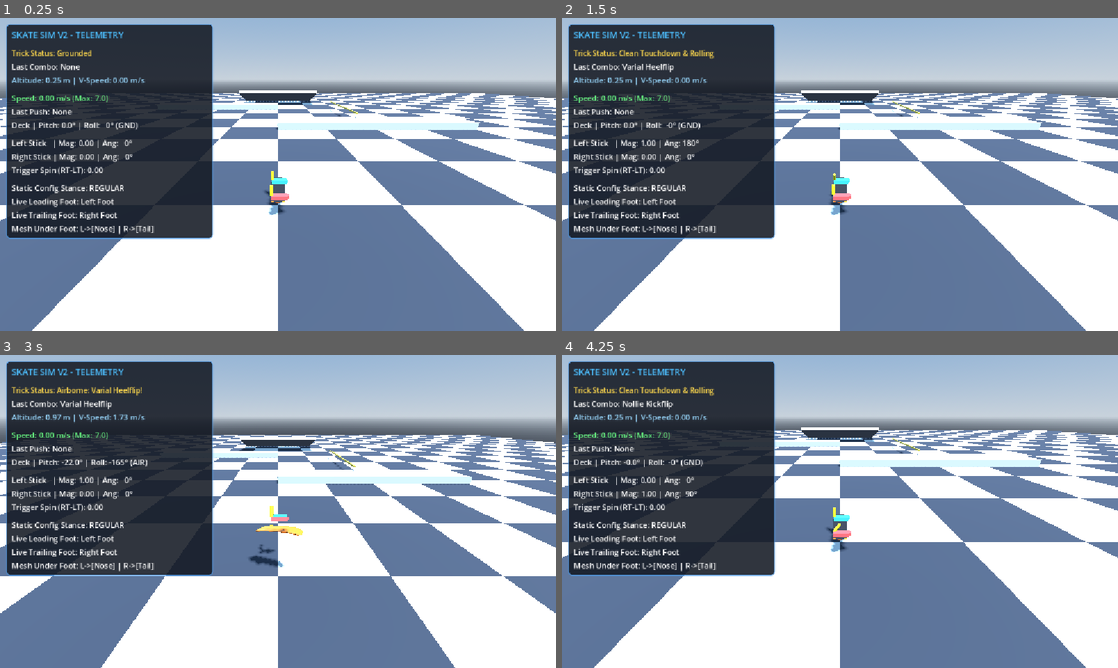
Above: before the commit, frames 1-4 (two rows, left to right).
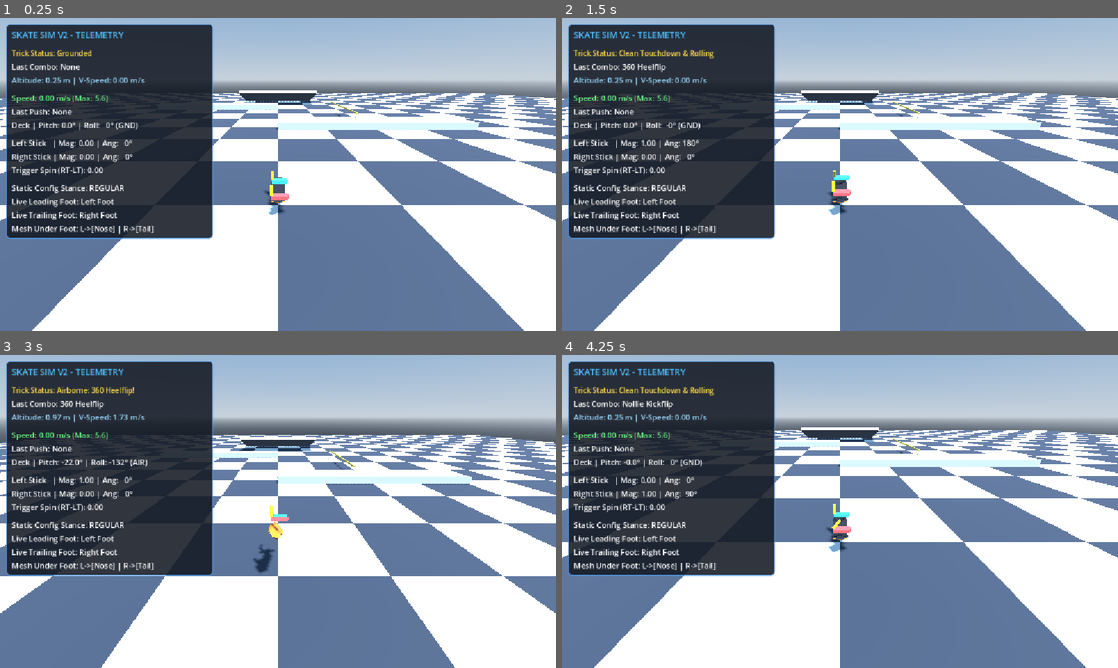
Above: after the commit, the same moments.

Repository: nklunder/skate-sim
Game: Godot game, scene res://scenes/TestWorld.tscn
The game is run twice, just before and just after one commit, with the same random seed, the same clock (stepped at 60 frames per second) and the same inputs.
Inputs:
- Up to frame 1 (0.25 s): no input
- Up to frame 2 (1.5 s): tap Enter at 0.5 s; hold Right (ui_right) 0.53-1.28 s; hold H 0.53-1.28 s; tap Space at 0.77 s; tap C at 0.8, 1.35 s; hold Down (ui_down) from 1.28 s (still down)
- Up to frame 3 (3 s): tap Space at 1.52, 2.75 s; tap H at 1.55 s; release Down (ui_down) at 2.03 s; hold Right (ui_right) 2.03-2.78 s; hold H 2.03-2.78 s; tap C at 2.3, 2.85 s; hold Up (ui_up) from 2.78 s (still down)
- Up to frame 4 (4.25 s): tap Space at 3.02, 3.77 s; tap H at 3.05 s; release Up (ui_up) at 3.53 s; hold Left (ui_left) from 3.53 s (still down); hold L from 3.53 s (still down); tap C at 3.8 s

The runs differ from the first frame. In frame 1, less than 0.1% of the frame differs, in the area x 17-19%, y 24-27%; in frame 2, 0.4%; in frame 3, 0.7%, in the area x 10-55%, y 10-70%; in frame 4, 0.3%.

Commit message:
fix all the stuff

Diff:
--- a/scripts/input/FootInputState.gd
+++ b/scripts/input/FootInputState.gd
@@ -31,6 +31,8 @@
 var active_flip_type: String = "None"
 var active_spin_type: String = "None"
 var last_scoop_sign: float = -1.0
+var initial_scoop_angle: float = 0.0
+var max_swept_angle: float = 0.0
 var last_combo_string: String = "None"
 var _prev_space_pressed: bool = false
 
@@ -113,13 +115,29 @@
 	var back_stick: Vector2 = right_stick_raw if left_is_front else left_stick_raw
 
 	# Ollie / Switch Ollie Load (Trailing back foot pulled down in lower hemisphere)
-	if back_stick.length() >= 0.70 and back_stick.y >= 0.50:
-		current_pop_state = PopState.LOADING_OLLIE
-		trick_status_string = "Loading Ollie (Tail)"
-	# Nollie / Switch Nollie Load (Leading front foot pushed up in upper hemisphere)
-	elif front_stick.length() >= 0.70 and front_stick.y <= -0.50:
-		current_pop_state = PopState.LOADING_NOLLIE
-		trick_status_string = "Loading Nollie (Nose)"
+	if current_pop_state == PopState.NONE:
+		if back_stick.length() >= 0.70 and back_stick.y >= 0.50:
+			current_pop_state = PopState.LOADING_OLLIE
+			trick_status_string = "Loading Ollie (Tail)"
+			initial_scoop_angle = rad_to_deg(back_stick.angle())
+			max_swept_angle = 0.0
+		# Nollie / Switch Nollie Load (Leading front foot pushed up in upper hemisphere)
+		elif front_stick.length() >= 0.70 and front_stick.y <= -0.50:
+			current_pop_state = PopState.LOADING_NOLLIE
+			trick_status_string = "Loading Nollie (Nose)"
+			initial_scoop_angle = rad_to_deg(front_stick.angle())
+			max_swept_angle = 0.0
+
+	# Measure total angular sweep (arc span) of the scooping thumbstick while loading pop
+	if current_pop_state != PopState.NONE:
+		var active_scoop: Vector2 = back_stick if current_pop_state == PopState.LOADING_OLLIE else front_stick
+		if active_scoop.length() >= 0.30:
+			if absf(active_scoop.x) >= 0.20:
+				last_scoop_sign = -1.0 if active_scoop.x < 0.0 else 1.0
+			var curr_deg: float = rad_to_deg(active_scoop.angle())
+			var swept: float = absf(rad_to_deg(angle_difference(deg_to_rad(initial_scoop_angle), deg_to_rad(curr_deg))))
+			if swept > max_swept_angle:
+				max_swept_angle = swept
 
 	# Execute Flick Pop from loaded states
 	if current_pop_state == PopState.LOADING_OLLIE and front_stick.length() >= 0.35 and front_stick.y <= 0.20:
@@ -143,6 +161,7 @@
 	# Reset to None if sticks return to neutral without flicking
 	if right_stick_raw.length() < 0.20 and left_stick_raw.length() < 0.20 and current_pop_state != PopState.NONE:
 		current_pop_state = PopState.NONE
+		max_swept_angle = 0.0
 		trick_status_string = "Grounded & Rolling"
 
 func _evaluate_flip_combo() -> void:
@@ -176,28 +195,48 @@
 	elif Input.is_physical_key_pressed(KEY_X) or Input.is_physical_key_pressed(KEY_G):
 		active_flip_type = "Heelflip"
 
-	if (scoop_stick.length() >= 0.35 and abs(scoop_stick.x) >= 0.35) or Input.is_physical_key_pressed(KEY_C) or Input.is_physical_key_pressed(KEY_H):
+	var is_360_shuv: bool = (max_swept_angle >= 110.0 or Input.is_physical_key_pressed(KEY_H))
+	if is_360_shuv or (max_swept_angle >= 35.0 or (scoop_stick.length() >= 0.35 and absf(scoop_stick.x) >= 0.35) or Input.is_physical_key_pressed(KEY_C)):
 		var scoop_is_left_foot: bool = not flick_is_left_foot
-		if Input.is_physical_key_pressed(KEY_C) or Input.is_physical_key_pressed(KEY_H) or abs(scoop_stick.x) < 0.1:
-			active_spin_type = "Pop Shove-it"
+		var is_frontside: bool = false
+		if not Input.is_physical_key_pressed(KEY_C) and not Input.is_physical_key_pressed(KEY_H):
+			if absf(scoop_stick.x) >= 0.20:
+				last_scoop_sign = -1.0 if scoop_stick.x < 0.0 else 1.0
+			if scoop_is_left_foot:
+				is_frontside = (last_scoop_sign < 0.0)
+			else:
+				is_frontside = (last_scoop_sign > 0.0)
+		else:
 			last_scoop_sign = -1.0
-		else:
-			last_scoop_sign = -1.0 if scoop_stick.x < 0.0 else 1.0
-			# Check anatomical inward/outward to label Backside vs Frontside Shove-it
-			if scoop_is_left_foot:
-				active_spin_type = "FS Pop Shove-it" if scoop_stick.x < 0.0 else "Pop Shove-it"
-			else:
-				active_spin_type = "Pop Shove-it" if scoop_stick.x < 0.0 else "FS Pop Shove-it"
-
-	# Construct combo trick description
+
+		if is_360_shuv:
+			active_spin_type = "360 FS Pop Shove-it" if is_frontside else "360 Pop Shove-it"
+		else:
+			active_spin_type = "FS Pop Shove-it" if is_frontside else "Pop Shove-it"
+
+	# Construct combo trick description with authentic 360 Flip / Laser Flip nomenclature
 	var combo_prefix: String = "Fakie" if last_pop_type == "Fakie Ollie" else last_pop_type
-	if active_spin_type != "None" and active_flip_type != "None":
+	var body: String = ""
+	if active_spin_type.begins_with("360"):
+		var is_fs_360: bool = active_spin_type.contains("FS")
+		if active_flip_type == "Kickflip":
+			body = "360 FS Flip" if is_fs_360 else "360 Flip"
+		elif active_flip_type == "Heelflip":
+			body = "Laser Flip" if is_fs_360 else "360 Heelflip"
+		else:
+			body = active_spin_type
+	elif active_spin_type != "None" and active_flip_type != "None":
 		var spin_word: String = "FS Varial" if active_spin_type.begins_with("FS") else "Varial"
-		last_combo_string = (combo_prefix + " " + spin_word + " " + active_flip_type).strip_edges() if last_pop_type != "Ollie" else (spin_word + " " + active_flip_type)
+		body = spin_word + " " + active_flip_type
 	elif active_flip_type != "None":
-		last_combo_string = (combo_prefix + " " + active_flip_type).strip_edges() if last_pop_type != "Ollie" else active_flip_type
+		body = active_flip_type
 	elif active_spin_type != "None":
-		last_combo_string = (combo_prefix + " " + active_spin_type).strip_edges() if last_pop_type != "Ollie" else active_spin_type
+		body = active_spin_type
+	else:
+		body = ""
+
+	if body != "":
+		last_combo_string = (combo_prefix + " " + body).strip_edges() if last_pop_type != "Ollie" else body
 	else:
 		last_combo_string = last_pop_type
 
@@ -241,21 +280,13 @@
 		left_foot_over = "Tail"
 		right_foot_over = "Nose"
 
-	# Live Trailing / Leading Foot check via velocity dot product
-	if vel.length_squared() > 0.05:
-		var travel_dir: Vector3 = vel.normalized()
-		var left_dot: float = (left_foot.global_position - pivot.global_position).dot(travel_dir)
-		var right_dot: float = (right_foot.global_position - pivot.global_position).dot(travel_dir)
-		if left_dot > right_dot:
-			leading_foot = "Left Foot"
-			trailing_foot = "Right Foot"
-		else:
-			leading_foot = "Right Foot"
-			trailing_foot = "Left Foot"
-	else:
-		if stance == Stance.REGULAR:
-			leading_foot = "Left Foot"
-			trailing_foot = "Right Foot"
-		else:
-			leading_foot = "Right Foot"
-			trailing_foot = "Left Foot"
+	# Live Trailing / Leading Foot check via velocity or static forward alignment
+	var travel_dir: Vector3 = vel.normalized() if vel.length_squared() > 0.05 else -pivot.get_parent().global_transform.basis.z
+	var left_dot: float = (left_foot.global_position - pivot.global_position).dot(travel_dir)
+	var right_dot: float = (right_foot.global_position - pivot.global_position).dot(travel_dir)
+	if left_dot > right_dot:
+		leading_foot = "Left Foot"
+		trailing_foot = "Right Foot"
+	else:
+		leading_foot = "Right Foot"
+		trailing_foot = "Left Foot"
--- a/scripts/player/SkaterController.gd
+++ b/scripts/player/SkaterController.gd
@@ -13,8 +13,8 @@
 var vertical_velocity: float = 0.0
 
 @export_category("Flip & Spin Physics (3-Layer Hierarchy)")
-@export var flip_speed_deg: float = 760.0
-@export var spin_speed_deg: float = 540.0
+@export var flip_speed_deg: float = 608.0
+@export var spin_speed_deg: float = 432.0
 @export var body_spin_speed_deg: float = 554.0
 var target_board_roll: float = 0.0
 var target_board_yaw: float = 0.0
@@ -38,9 +38,9 @@
 # Motion & Push Physics
 var velocity: Vector3 = Vector3.ZERO
 var current_speed: float = 0.0
-var max_push_speed: float = 7.0
-var push_impulse: float = 2.5
-var rolling_friction: float = 1.25
+var max_push_speed: float = 5.6
+var push_impulse: float = 2.0
+var rolling_friction: float = 1.0
 
 # Foot Push Animation State (Elevated to Y = 0.055 to prevent board collisions)
 var left_foot_rest: Vector3 = Vector3(0, 0.055, -0.25)
@@ -94,14 +94,15 @@
 		is_grounded = false
 		input_state.pop_impulse_triggered = false
 
-		# Initial kicktail pitch angle upon popping
+		# Initial kicktail pitch angle and flip roll sign upon popping (inverted in Switch/Fakie where Y == 180!)
+		var stance_sign: float = -1.0 if (not input_state.leading_foot.begins_with("Left")) else 1.0
 		if input_state.last_pop_type.contains("Nollie") or input_state.last_pop_type.contains("Fakie"):
-			board_pivot.rotation_degrees.x = -22.0 # Leading nose pop
-		else:
-			board_pivot.rotation_degrees.x = 22.0 # Trailing tail pop
-
-		# Configure BoardMesh flip & spin targets (Layer 3) with reverse roll direction for Nollie/Fakie flips!
-		var roll_sign: float = -1.0 if (input_state.last_pop_type.contains("Nollie") or input_state.last_pop_type.contains("Fakie")) else 1.0
+			board_pivot.rotation_degrees.x = -22.0 * stance_sign # Leading nose pop
+		else:
+			board_pivot.rotation_degrees.x = 22.0 * stance_sign # Trailing tail pop
+
+		# Configure BoardMesh flip & spin targets (Layer 3) with proper roll orientation for Switch/Fakie!
+		var roll_sign: float = stance_sign
 		if input_state.active_flip_type == "Kickflip":
 			target_board_roll = board_mesh.rotation_degrees.z + (360.0 * roll_sign)
 			is_flip_in_progress = true
@@ -113,7 +114,9 @@
 
 		if input_state.active_spin_type != "None":
 			var spin_sign: float = -input_state.last_scoop_sign if (input_state.last_pop_type.contains("Nollie") or input_state.last_pop_type.contains("Fakie")) else input_state.last_scoop_sign
-			target_board_yaw = board_mesh.rotation_degrees.y + (180.0 * spin_sign)
+			var is_360_spin: bool = (input_state.active_spin_type.begins_with("360") or input_state.last_combo_string.contains("360") or input_state.last_combo_string.contains("Laser"))
+			var spin_deg: float = 360.0 if is_360_spin else 180.0
+			target_board_yaw = board_mesh.rotation_degrees.y + (spin_deg * spin_sign)
 			is_flip_in_progress = true
 		else:
 			target_board_yaw = board_mesh.rotation_degrees.y
@@ -135,8 +138,9 @@
 
 		# Layer 3: Deck Flip & Spin Authority on BoardMesh with Shoe Hover Catching
 		if is_flip_in_progress:
+			var active_spin_vel: float = spin_speed_deg * 2.0 if absf(target_board_yaw - board_mesh.rotation_degrees.y) > 185.0 or (input_state.active_spin_type.begins_with("360") or input_state.last_combo_string.contains("360") or input_state.last_combo_string.contains("Laser")) else spin_speed_deg
 			board_mesh.rotation_degrees.z = move_toward(board_mesh.rotation_degrees.z, target_board_roll, flip_speed_deg * delta)
-			board_mesh.rotation_degrees.y = move_toward(board_mesh.rotation_degrees.y, target_board_yaw, spin_speed_deg * delta)
+			board_mesh.rotation_degrees.y = move_toward(board_mesh.rotation_degrees.y, target_board_yaw, active_spin_vel * delta)
 
 			# Elevate shoe boxes slightly above spinning deck (Y = 0.18m)
 			left_foot.position.y = lerpf(left_foot.position.y, 0.18, 16.0 * delta)
@@ -180,6 +184,9 @@
 		target_pitch_deg = back_stick.y * 24.0 # Tail dip (trailing edge)
 	elif front_stick.y < -0.15:
 		target_pitch_deg = front_stick.y * 24.0 # Nose dip (leading edge)
+
+	if not left_is_front:
+		target_pitch_deg = -target_pitch_deg # Invert local X rotation when board is at Y=180
 
 	board_pivot.rotation_degrees.x = lerpf(board_pivot.rotation_degrees.x, target_pitch_deg, 14.0 * delta)
 
@@ -223,9 +230,10 @@
 	var back_stick: Vector2 = input_state.right_stick_raw if left_is_front else input_state.left_stick_raw
 
 	# Check if back or front stick is cleanly held within the expanded Manual Zone (0.20 to 0.90) upon touchdown
-	if pitch > 5.0 and back_stick.y >= 0.20 and back_stick.y <= 0.90:
+	var effective_pitch: float = -pitch if not left_is_front else pitch
+	if effective_pitch > 5.0 and back_stick.y >= 0.20 and back_stick.y <= 0.90:
 		in_manual_zone = true # Touchdown into standard / switch manual!
-	elif pitch < -5.0 and front_stick.y <= -0.20 and front_stick.y >= -0.90:
+	elif effective_pitch < -5.0 and front_stick.y <= -0.20 and front_stick.y >= -0.90:
 		in_manual_zone = true # Touchdown into nose / switch nose manual!
 
 	if in_manual_zone:
@@ -255,6 +263,9 @@
 	elif front_stick.y < -0.20 and front_stick.y >= -0.90:
 		target_pitch_deg = front_stick.y * 24.0
 
+	if not left_is_front:
+		target_pitch_deg = -target_pitch_deg # Invert local X rotation when board is at Y=180
+
 	# Tightened Grounded Manual Delay (80ms): ignores brief transition frames when fast-snapping to full extension
 	if is_grounded and abs(target_pitch_deg) > 0.5:
 		if manual_timer < manual_entry_delay:
Not shown, added: AGENTS.md
